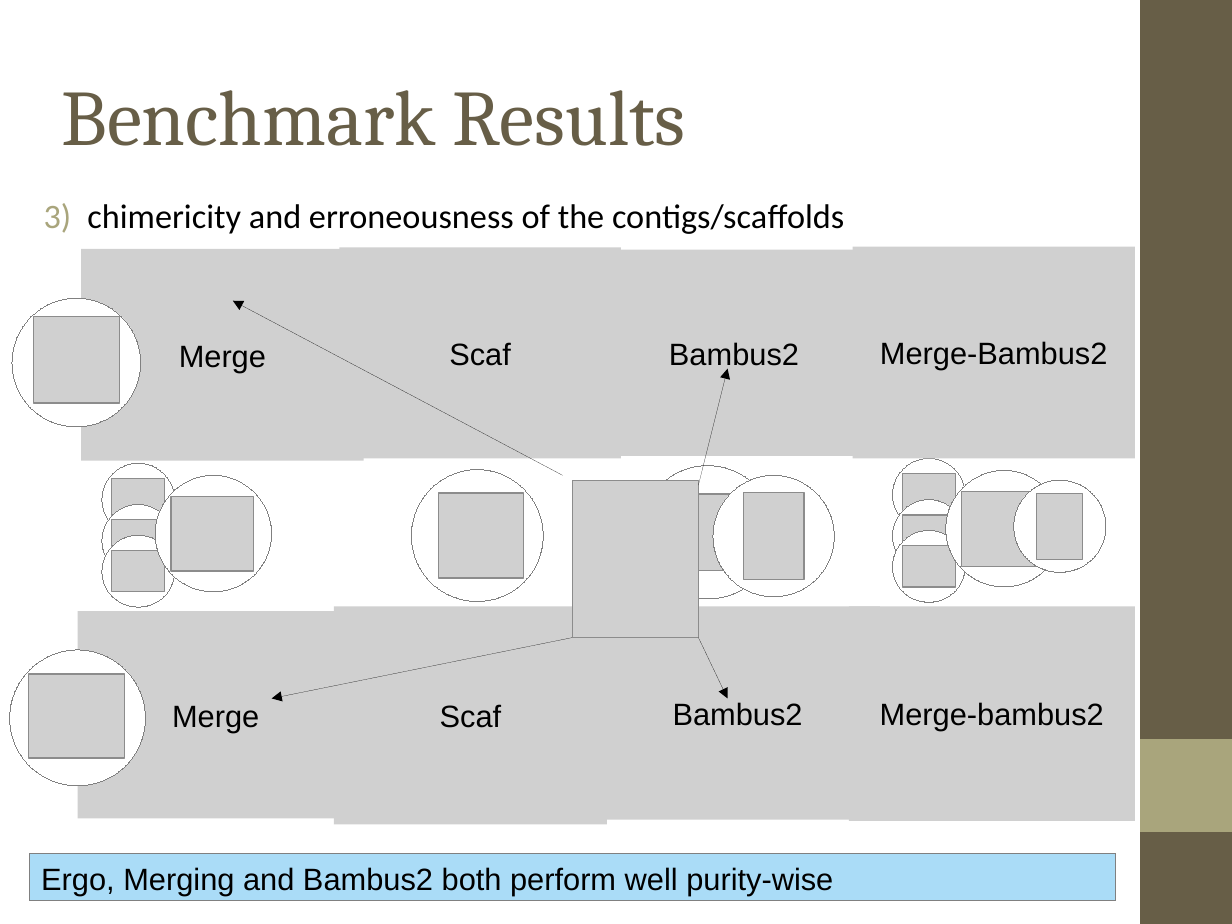
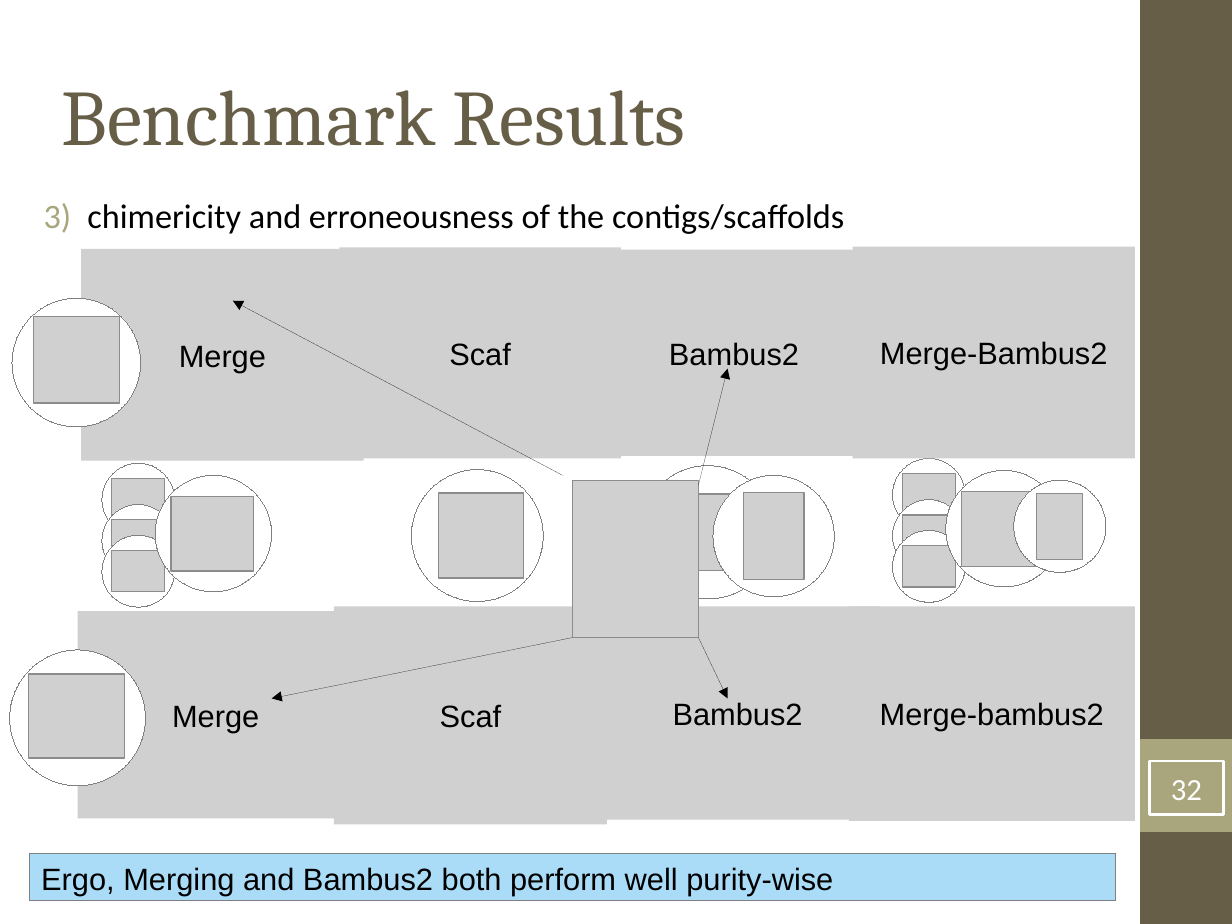
Before and after one commit to inodb/msc-thesis, a slide deck: slide 32 of presentation/msc-thesis.odp. Drawn at 1232x924 pixels with LibreOffice and Linux fonts; fonts in the diff are those of the drawing; grey boxes stand for pictures. Boxes give left, top, right and bottom in pixels: in the first picture for what was removed or moved away, otherwise in the second. Text is boxed around its words. In the diff, an @@ line names an element or a change of style, - is before the commit and + after.

```diff
--- a/presentation/msc-thesis.odp
+++ b/presentation/msc-thesis.odp
@@ page number added at [1149, 761, 1223, 814], outline #FFFFFF 1.5 pt, 18 pt, text #FFFFFF @@
+32
```
Also in this commit, not shown: 35 other slides changed, 2 slides added, 1 other file.
